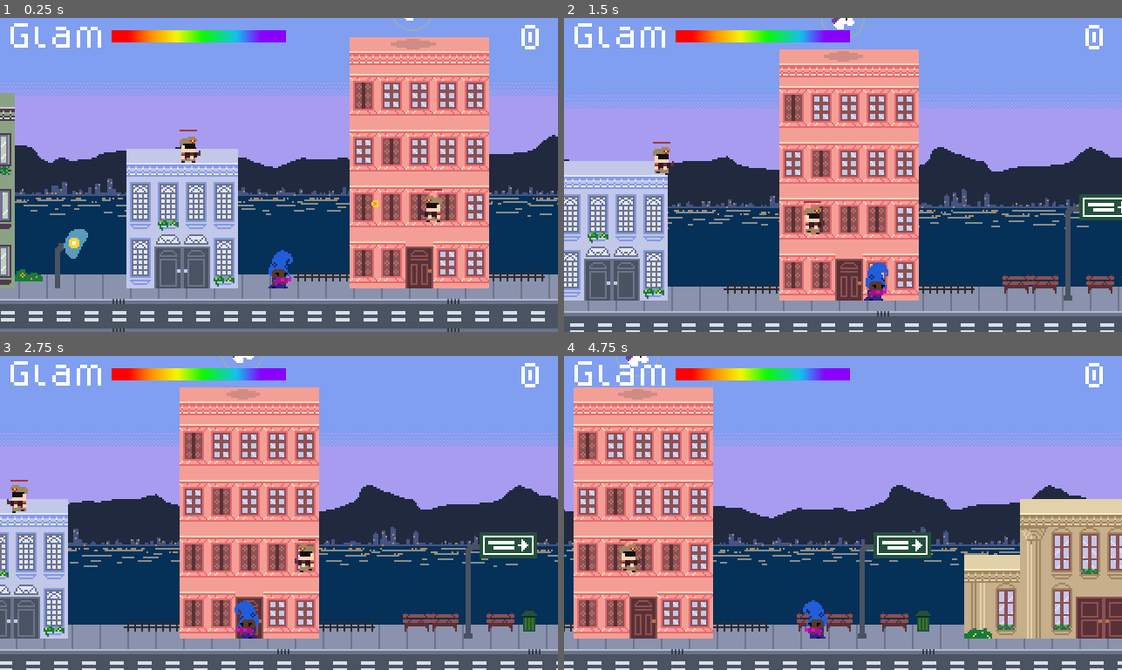
Above: before the commit, frames 1-4 (two rows, left to right).
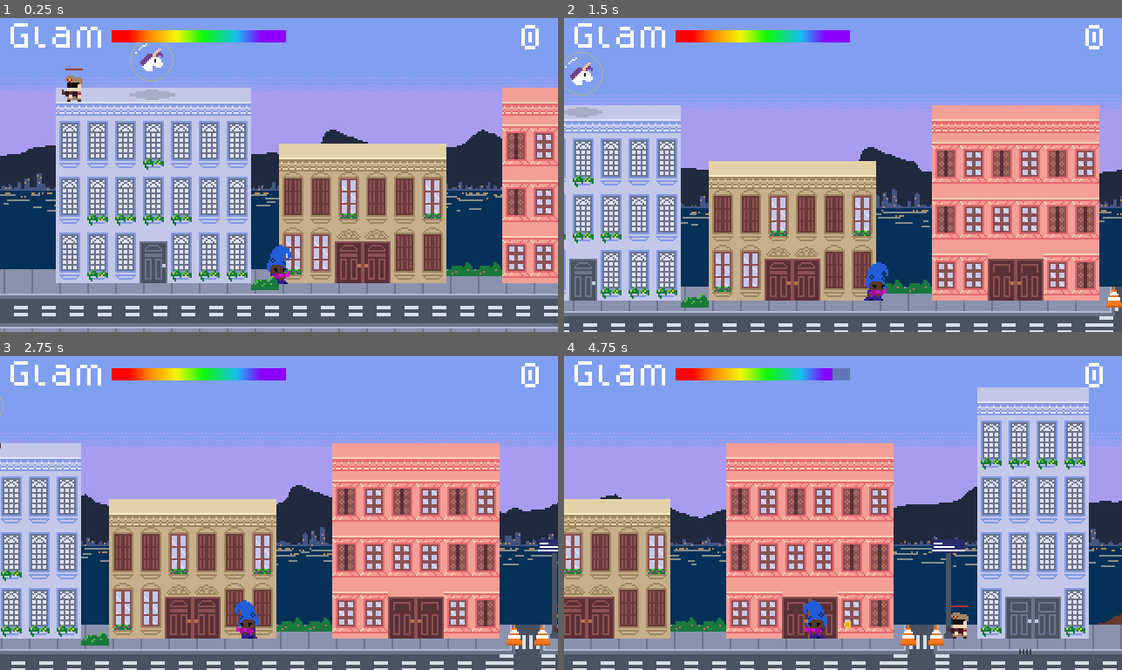
Above: after the commit, the same moments.

Repository: hamiltonromualdo/bring-ur-glam
Game: Godot game, scene res://src/Levels/Playground.tscn
The game is run twice, just before and just after one commit, with the same random seed, the same clock (stepped at 60 frames per second) and the same inputs. This scene is started directly instead of the project's main scene. Sound files missing from this copy of the repository are replaced by a short silence.
Inputs (mouse positions are in pixels of both pictures, inside the frame that each line leads up to):
- Up to frame 1 (0.25 s): no input
- Up to frame 2 (1.5 s): tap Enter (ui_accept) at 0.5, 0.77 s; move the mouse to (965, 159) at 0.52 s; hold Right (ui_right) from 0.53 s (still down); move the mouse to (731, 190) at 1.27 s
- Up to frame 3 (2.75 s): tap Enter (ui_accept) at 1.52 s; move the mouse to (334, 443) at 2.02 s; release Right (ui_right) at 2.03 s; hold Left (ui_left) from 2.03 s (still down)
- Up to frame 4 (4.75 s): move the mouse to (815, 575) at 2.77 s; release Left (ui_left) at 2.78 s; hold Right (ui_right) 2.78-4.28 s; tap Enter (ui_accept) at 3.02, 3.77, 4.52 s; move the mouse to (1010, 560) at 3.52 s; move the mouse to (675, 465) at 4.27 s; hold Left (ui_left) from 4.28 s (still down)

The runs differ from the first frame. In frame 1, 66% of the frame differs, in the area x 0-100%, y 0-100%; in frame 2, 59%; in frame 3, 57%; in frame 4, 63%.

Commit message:
Moving initial player position

Diff:
--- a/bring_ur_glam/src/Levels/EndGame.tscn
+++ b/bring_ur_glam/src/Levels/EndGame.tscn
@@ -130,7 +130,7 @@
 script = ExtResource( 5 )
 
 [node name="Player" parent="." instance=ExtResource( 3 )]
-position = Vector2( 35, 176 )
+position = Vector2( 208, 174 )
 
 [node name="EnemyTimer" type="Timer" parent="."]
 wait_time = 5.0
--- a/bring_ur_glam/src/Levels/Playground.tscn
+++ b/bring_ur_glam/src/Levels/Playground.tscn
@@ -1936,7 +1936,7 @@
 tile_data = PoolIntArray( 524305, 536870930, 0, 655442, 19, 0, 786362, 6, 0, 786363, 6, 0, 786386, 12, 0, 786388, 12, 0 …(418 unchanged characters)…
 
 [node name="Player" parent="." instance=ExtResource( 5 )]
-position = Vector2( 1783.55, 164.665 )
+position = Vector2( -1216, 175 )
 scale = Vector2( 1, 1.00698 )
 
 [node name="DecorationOffset4" type="TileMap" parent="."]
